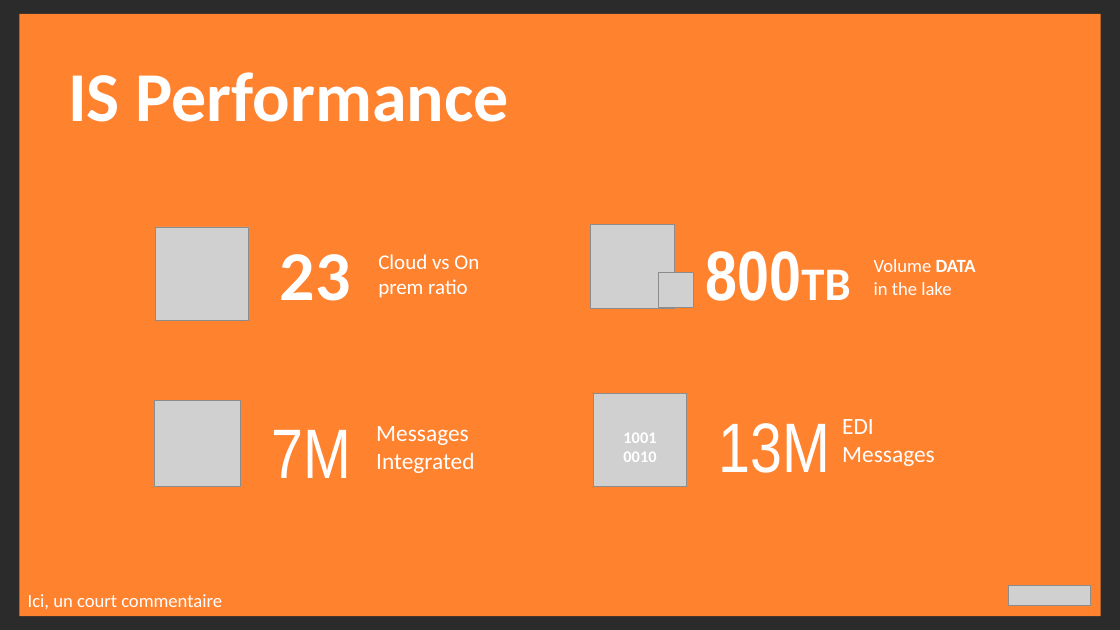
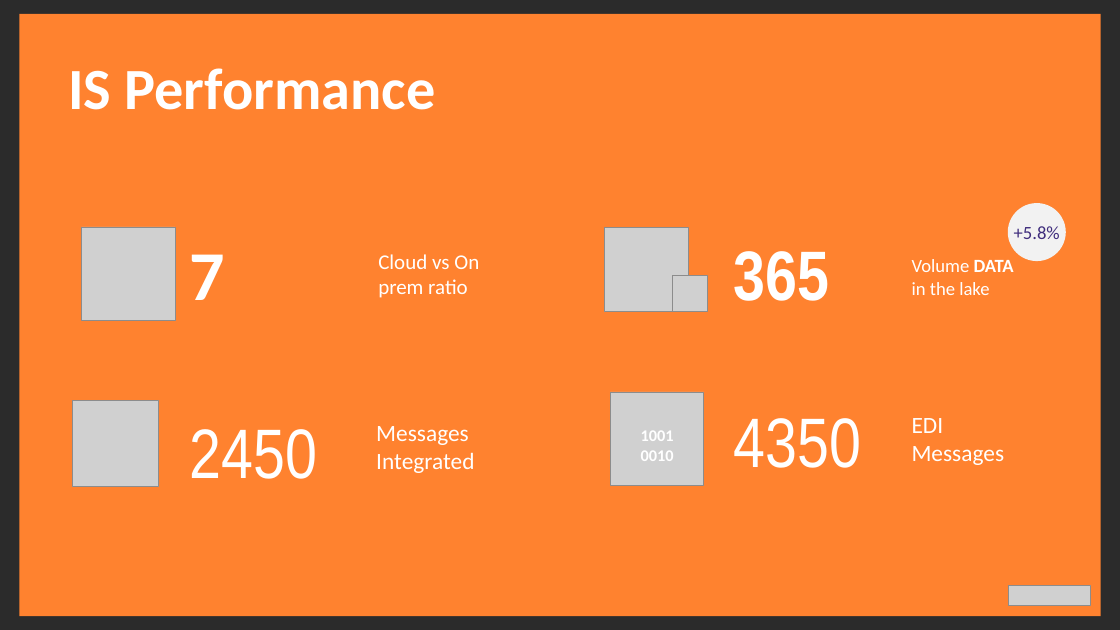
Before and after one commit to Jintus/powerpoint-generator, a slide deck: slide 5 of build/assets/KPI.pptx. Drawn at 1120x630 pixels with LibreOffice and Linux fonts; fonts in the diff are those of the drawing; grey boxes stand for pictures; background and template pictures are left out; a plain dark background stands for a picture behind light text. Boxes give left, top, right and bottom in pixels: in the first picture for what was removed or moved away, otherwise in the second. Text is boxed around its words. In the diff, an @@ line names an element or a change of style, - is before the commit and + after.

```diff
--- a/build/assets/KPI.pptx
+++ b/build/assets/KPI.pptx
@@ text "IS Performance" at (68, 68, 435, 110): size 60 to 50 pt @@
@@ ellipse added at (1008, 203, 1066, 261), fill #F2F2F2 @@
@@ picture: place and size @@
-picture at (155, 227, 249, 320)
+picture at (82, 227, 175, 320)
@@ picture: place and size @@
-picture at (591, 224, 675, 308)
+picture at (604, 228, 688, 312)
@@ text added at (1014, 226, 1060, 239), 16 pt, text #402E7D @@
++5.8%
@@ text at (190, 254, 225, 300): text changed @@
-23
+7
@@ text at (734, 251, 830, 301): text changed @@
-800TB
+365
@@ text "Volume DATA in the lake": place and size @@
-text "Volume DATA in the lake" at (874, 259, 976, 295)
+text "Volume DATA in the lake" at (912, 259, 1014, 295)
@@ picture: place and size @@
-picture at (659, 272, 694, 308)
+picture at (672, 276, 707, 312)
@@ picture: place and size @@
-picture at (154, 401, 240, 487)
+picture at (72, 401, 159, 487)
@@ picture: place and size @@
-picture at (593, 393, 686, 486)
+picture at (611, 392, 704, 486)
@@ text at (734, 418, 862, 468): text changed @@
-13M
+4350
@@ text "EDI Messages": place and size @@
-text "EDI Messages" at (842, 419, 935, 466)
+text "EDI Messages" at (912, 418, 1005, 465)
@@ text at (190, 429, 318, 479): text changed @@
-7M
+2450
@@ text "10010010": place and size @@
-text "10010010" at (613, 423, 668, 471)
+text "10010010" at (629, 422, 685, 470)
@@ text removed at (28, 594, 222, 609) @@
-Ici, un court commentaire
```
Also in this commit, not shown: 11 other slides changed, 1 slide added, 12 other files.
